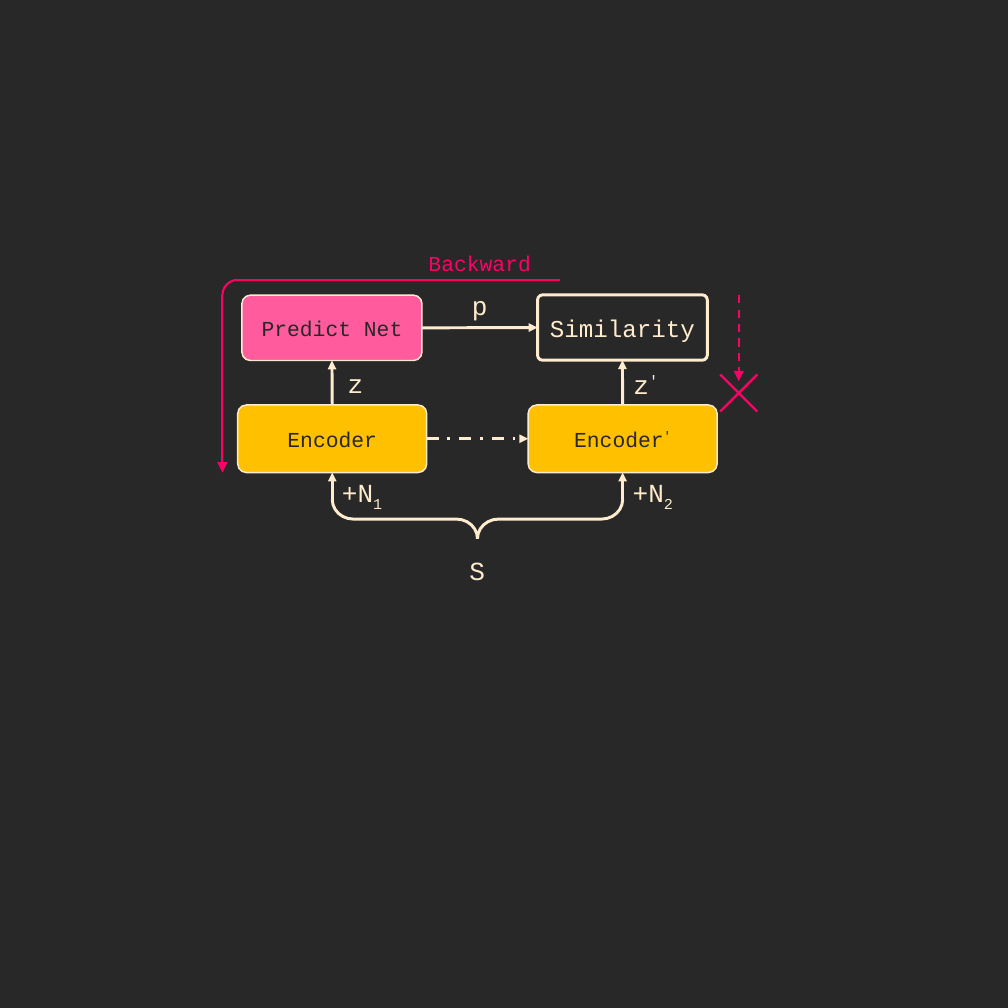
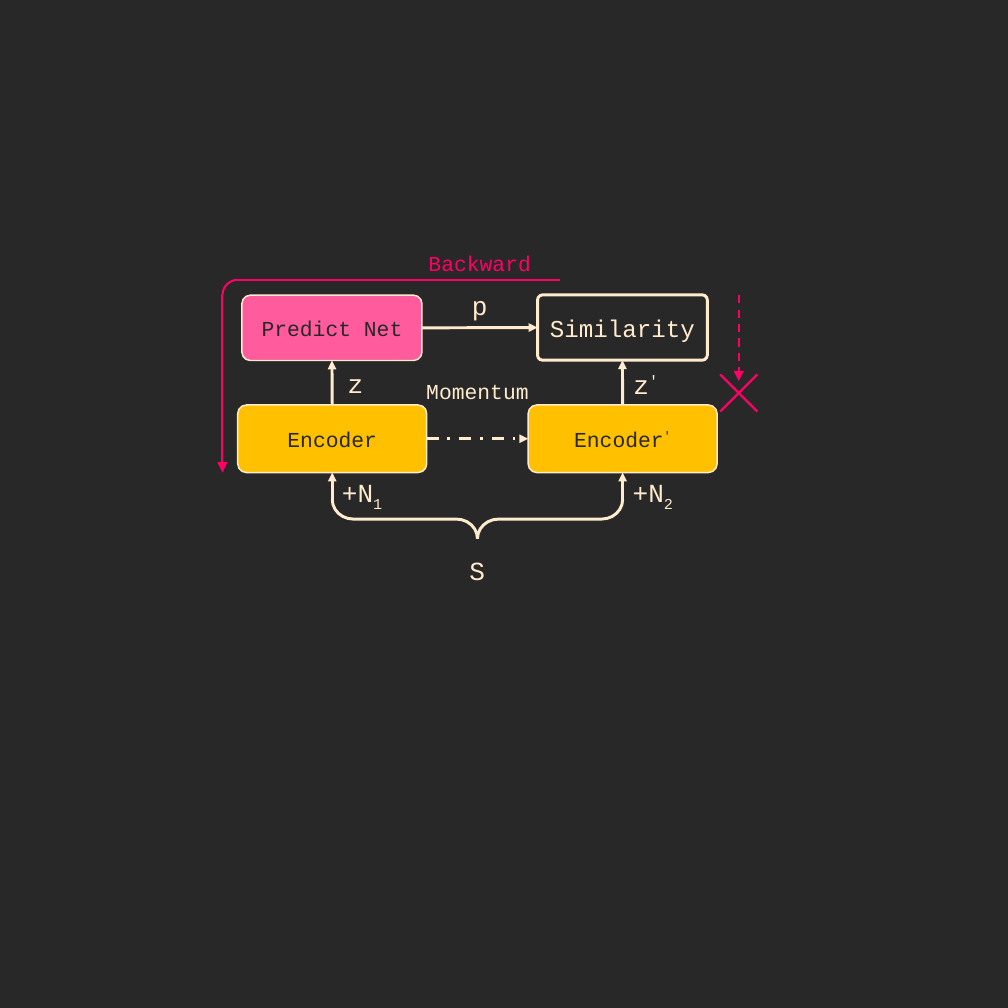
Before and after one commit to toonnyy8/ncku, a slide deck: slide 1 of final-project/report/img/img.pptx. Drawn at 1008x1008 pixels with LibreOffice and Linux fonts; fonts in the diff are those of the drawing. Boxes give left, top, right and bottom in pixels: in the first picture for what was removed or moved away, otherwise in the second. Text is boxed around its words. In the diff, an @@ line names an element or a change of style, - is before the commit and + after.

```diff
--- a/final-project/report/img/img.pptx
+++ b/final-project/report/img/img.pptx
@@ text "Momentum": place and size @@
-text "Momentum" at [410, 376, 545, 407]
+text "Momentum" at [426, 385, 528, 399]
@@ text at [426, 385, 528, 399]: text added @@
+Momentum
```
Also in this commit, not shown: 4 slides added, 1 slide removed, 18 other files.
